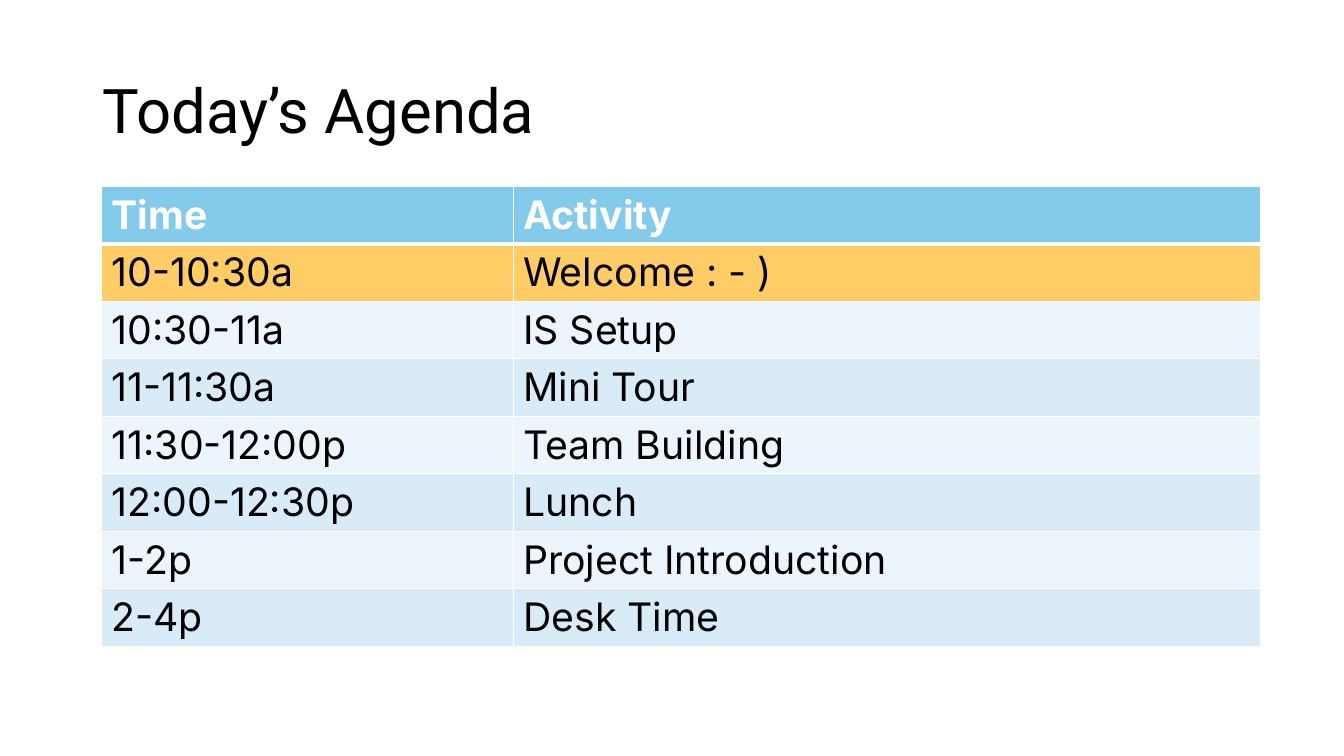
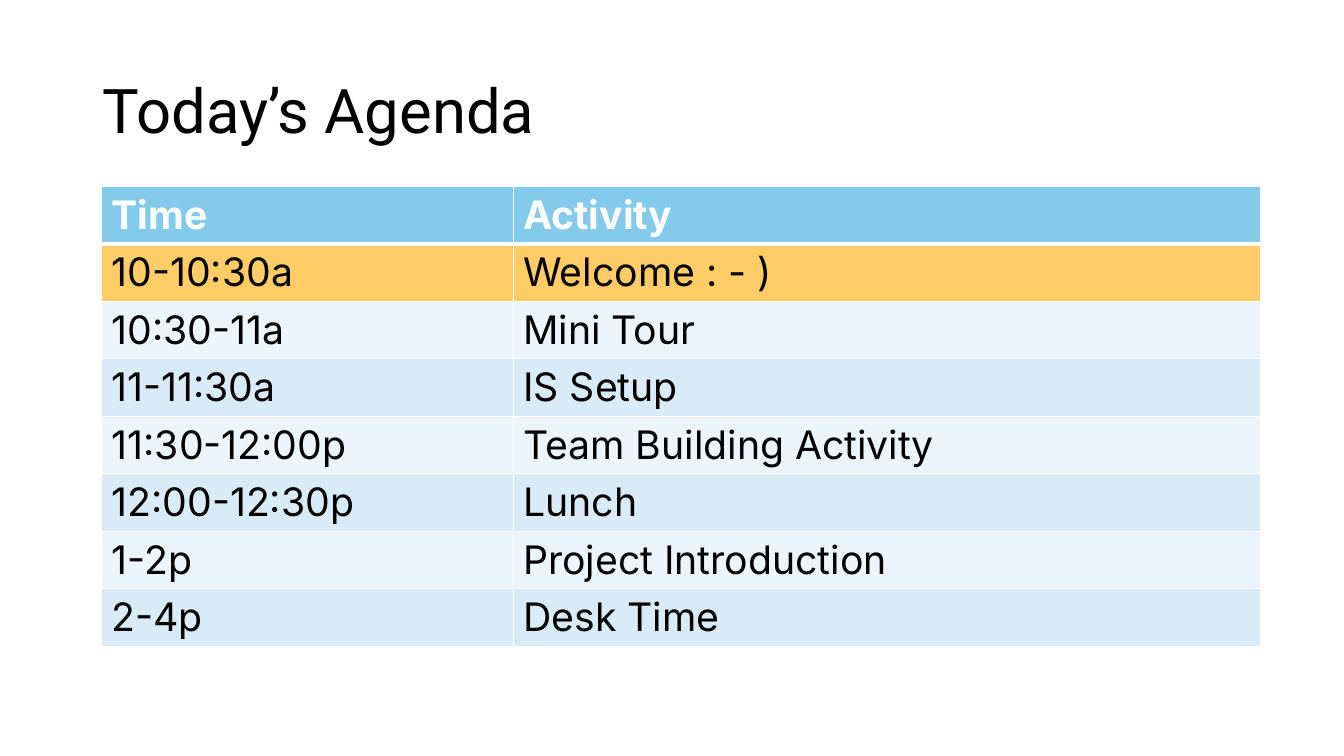
Before and after one commit to hylandtechoutreach/hs-internship, a slide deck: slide 8 of WelcomeIntros.pptx (slide 9 before the commit). Drawn at 1344x756 pixels with LibreOffice and Linux fonts; fonts in the diff are those of the drawing. Boxes give left, top, right and bottom in pixels: in the first picture for what was removed or moved away, otherwise in the second. Text is boxed around its words. In the diff, an @@ line names an element or a change of style, - is before the commit and + after.

```diff
--- a/WelcomeIntros.pptx
+++ b/WelcomeIntros.pptx
@@ table at [102, 187, 1261, 643] @@
-row 3, column 2: IS Setup
+row 3, column 2: Mini Tour
-row 4, column 2: Mini Tour
+row 4, column 2: IS Setup
-row 5, column 2: Team Building
+row 5, column 2: Team Building Activity
```
Also in this commit, not shown: 1 slide removed, 4 other files.
